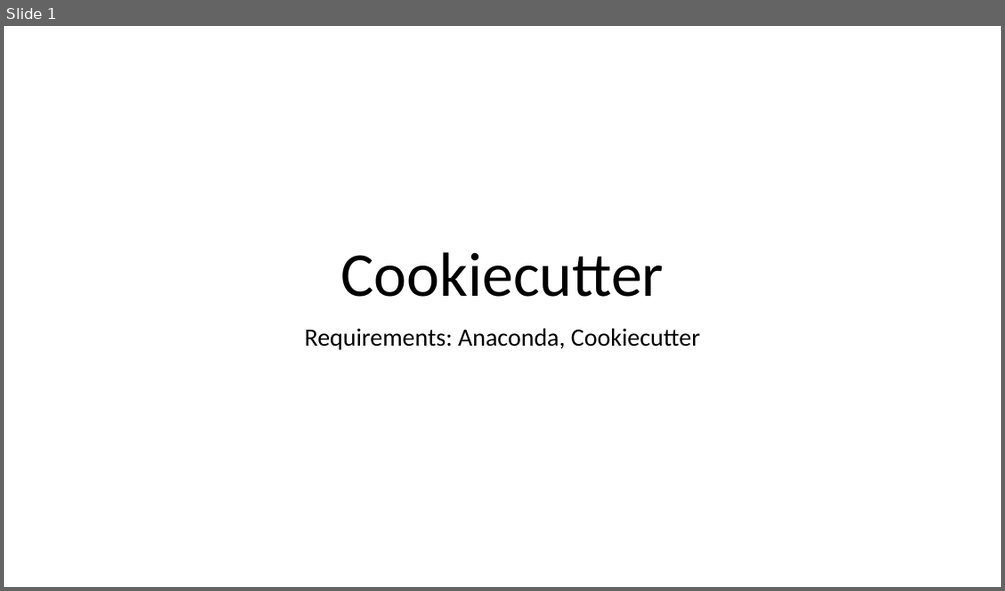
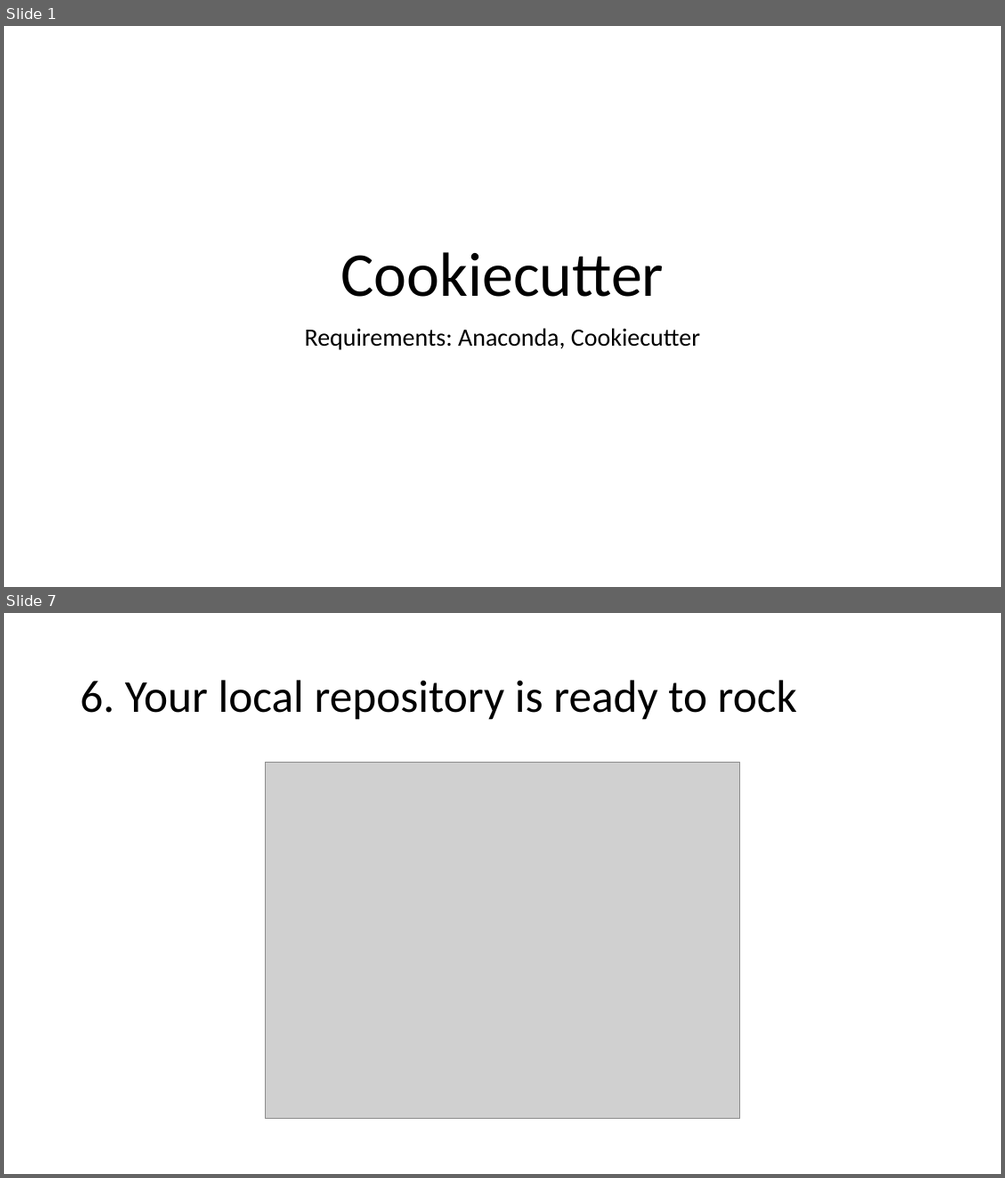
Before and after one commit to julianyangenercare/cookiecuttertemplate, a slide deck: Use Cookiecutter to start your projects.pptx. Shown one above the other, each under a label of ours: slide 1 before the commit, slides 1 and 7 after it; the slides between them are not shown. The pictures are 1005x591 and 1005x1178 pixels, drawn with LibreOffice and Linux fonts; fonts in the diff are those of the drawing; grey boxes stand for pictures. Boxes give left, top, right and bottom in pixels: in the first picture for what was removed or moved away, otherwise in the second. Text is boxed around its words. In the diff, an @@ line names an element or a change of style, - is before the commit and + after.

```diff
--- a/Use Cookiecutter to start your projects.pptx
+++ b/Use Cookiecutter to start your projects.pptx
@@ slide 7 added at [4, 613, 1001, 1174], background #FFFFFF @@
@@ title added at [80, 680, 797, 720], 44 pt, text #000000 @@
+6. Your local repository is ready to rock
@@ picture added at [265, 763, 739, 1119] @@
```
Also in this commit, not shown: 5 other slides added, 3 slides removed, 1 other file.
